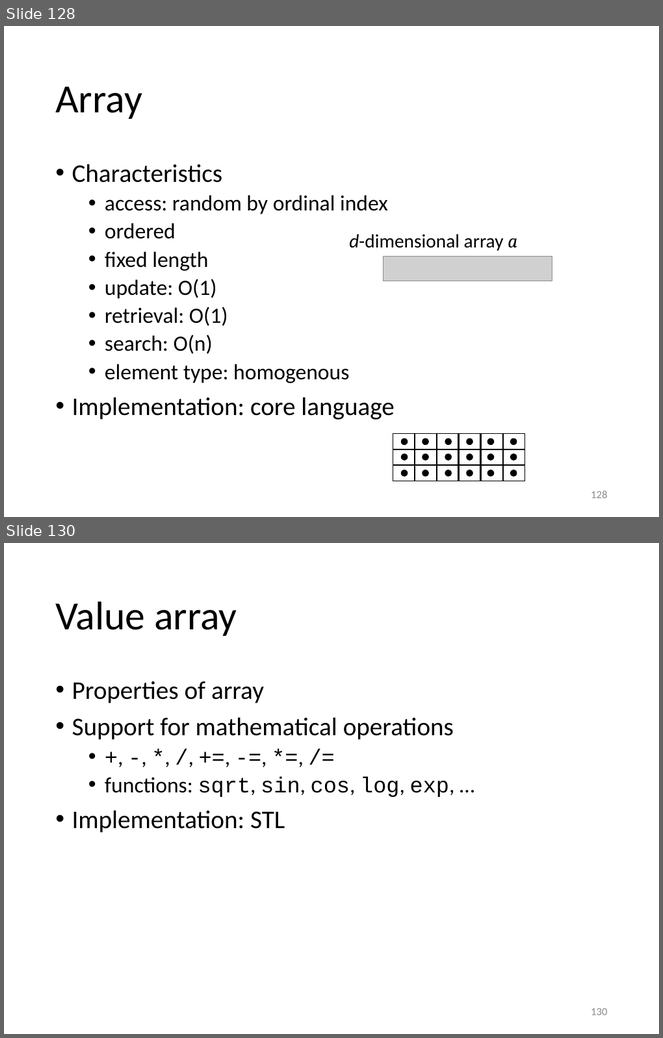
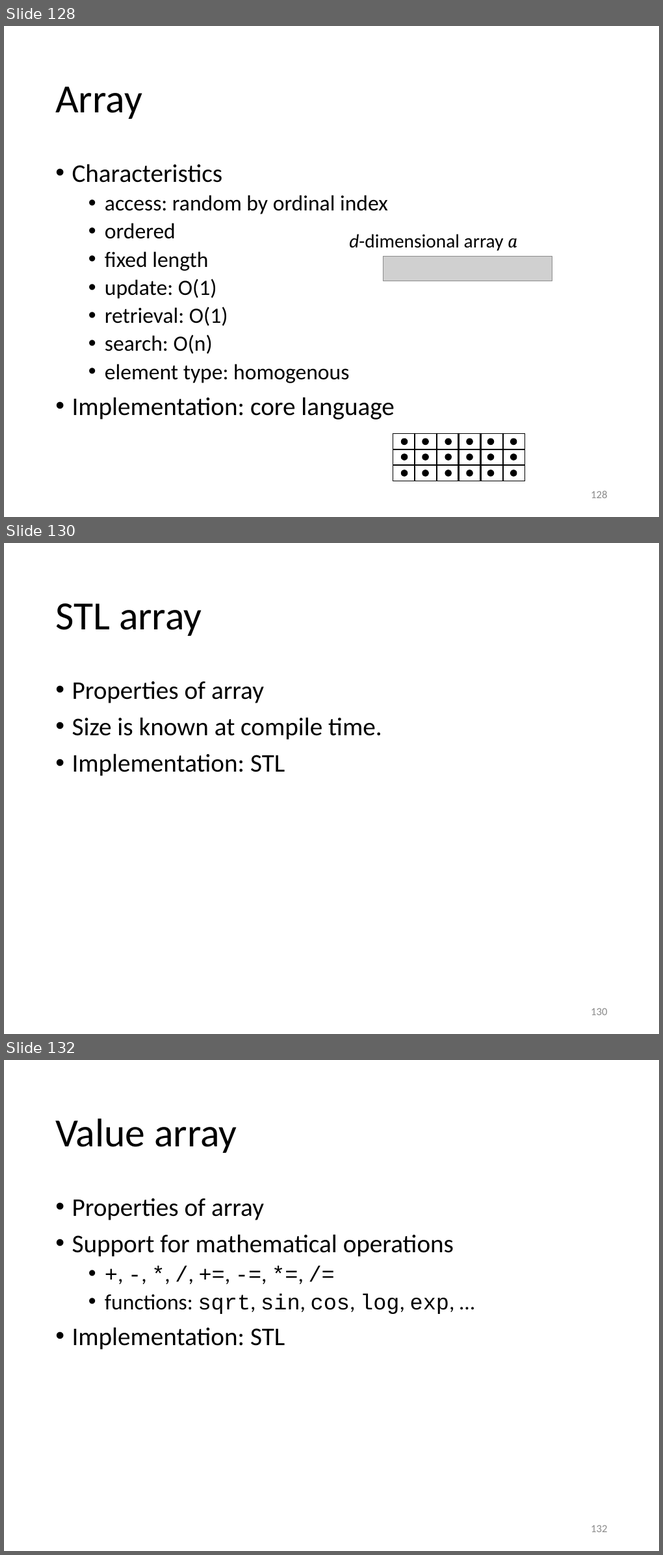
Before and after one commit to gjbex/training-material, a slide deck: CPlusPlus/scientific_cpp.pptx. Shown one above the other, each under a label of ours: slides 128 and 130 before the commit, slides 128, 130 and 132 after it; the slides between them are not shown. The pictures are 663x1038 and 663x1555 pixels, drawn with LibreOffice and Linux fonts; fonts in the diff are those of the drawing; grey boxes stand for pictures. Boxes give left, top, right and bottom in pixels: in the first picture for what was removed or moved away, otherwise in the second. Text is boxed around its words. In the diff, an @@ line names an element or a change of style, - is before the commit and + after.

Commit message:
Add slides on std::array

```diff
--- a/CPlusPlus/scientific_cpp.pptx
+++ b/CPlusPlus/scientific_cpp.pptx
@@ slide 130 added at box(4, 543, 659, 1034), background #FFFFFF @@
@@ title added at box(55, 603, 202, 636), 44 pt, text #000000 @@
+STL array
@@ text added at box(72, 681, 382, 776), 28 pt, text #000000 @@
+• Properties of array
+• Size is known at compile time.
+• Implementation: STL
@@ page number added at box(591, 1008, 608, 1016), 12 pt, text #8C8C8C @@
+130
@@ what was slide 130 is now slide 132 @@
@@ page number at box(591, 1525, 608, 1533): text changed @@
-130
+132
```
Also in this commit, not shown: 1 slide changed, 1 other slide added.
